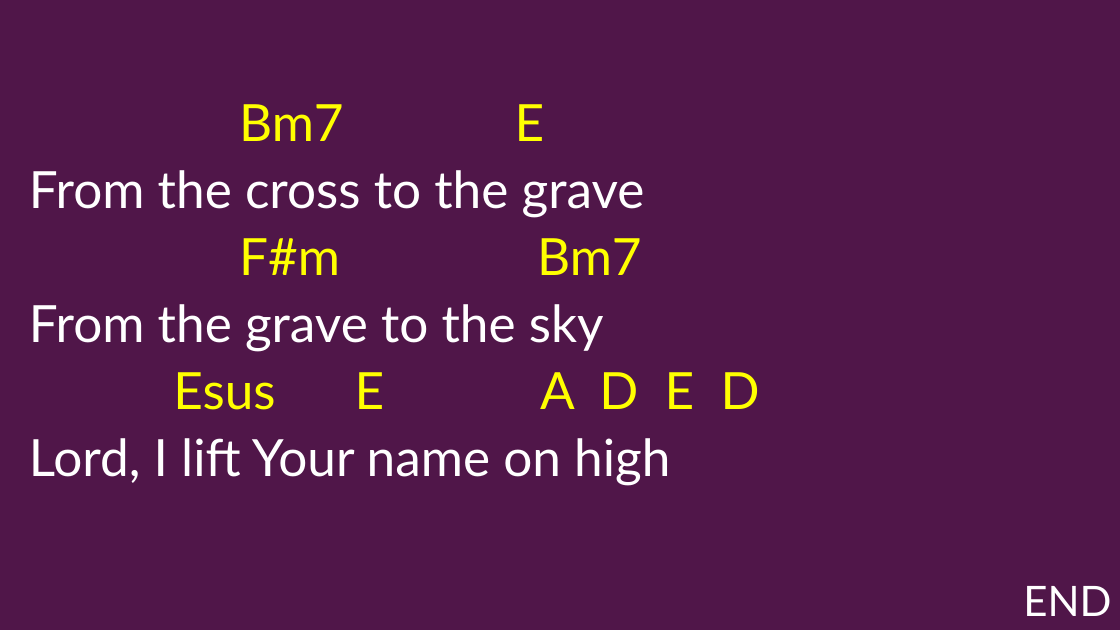
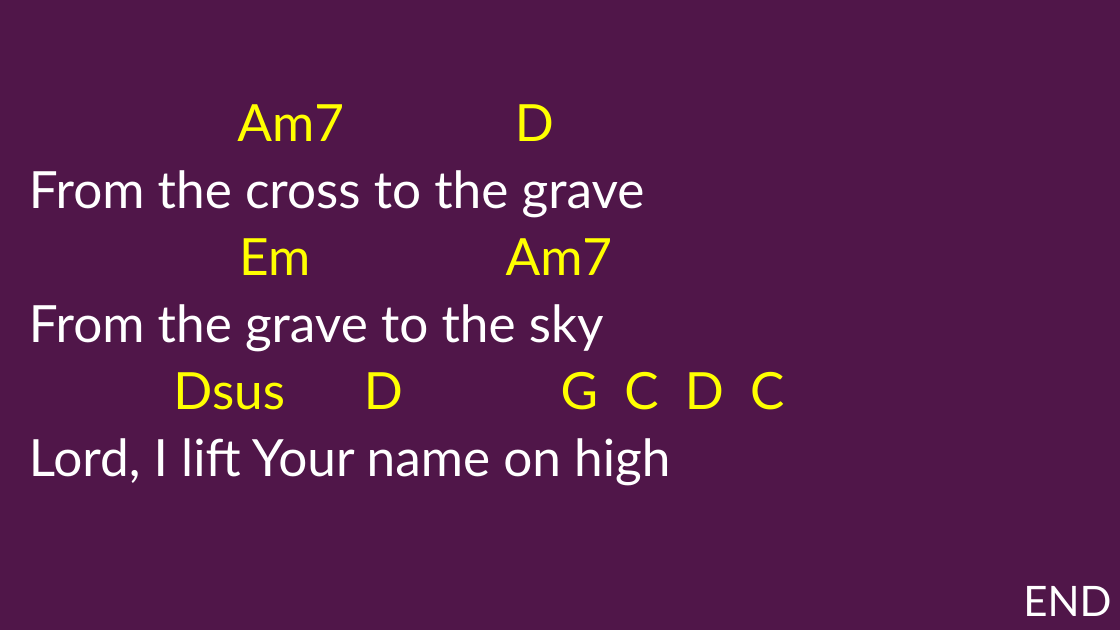
Before and after one commit to kendall412/worship, a slide deck: slide 11 of Lord I Lift Your Name On High-CH.pptx. Drawn at 1120x630 pixels with LibreOffice and Linux fonts; fonts in the diff are those of the drawing. Boxes give left, top, right and bottom in pixels: in the first picture for what was removed or moved away, otherwise in the second. Text is boxed around its words. In the diff, an @@ line names an element or a change of style, - is before the commit and + after.

```diff
--- a/Lord I Lift Your Name On High-CH.pptx
+++ b/Lord I Lift Your Name On High-CH.pptx
@@ subtitle at box(237, 104, 554, 141): text changed @@
-Bm7 E
+Am7 D
@@ subtitle at box(239, 238, 613, 275): text changed @@
-F#m Bm7
+Em Am7
@@ subtitle at box(173, 372, 784, 410): text changed @@
-Esus E A D E D
+Dsus D G C D C
```
Also in this commit, not shown: 2 other slides changed, 1 other file.
